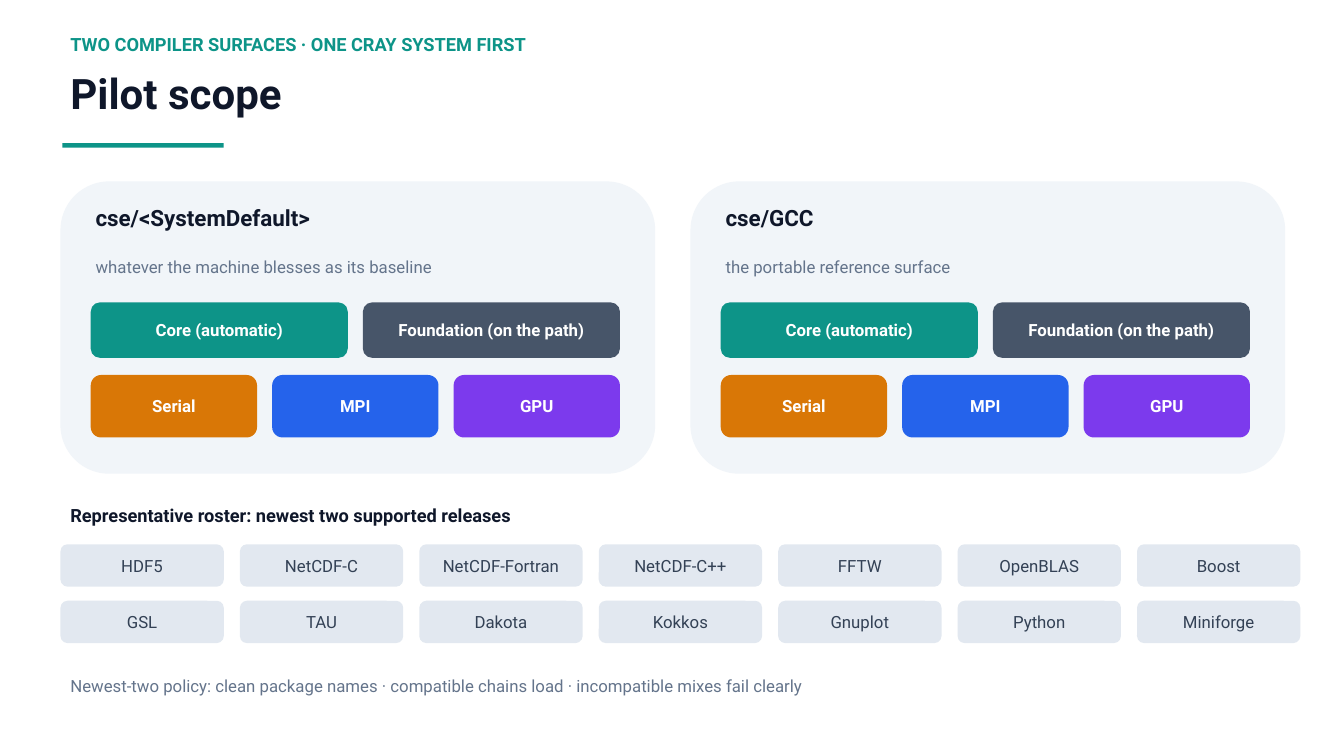
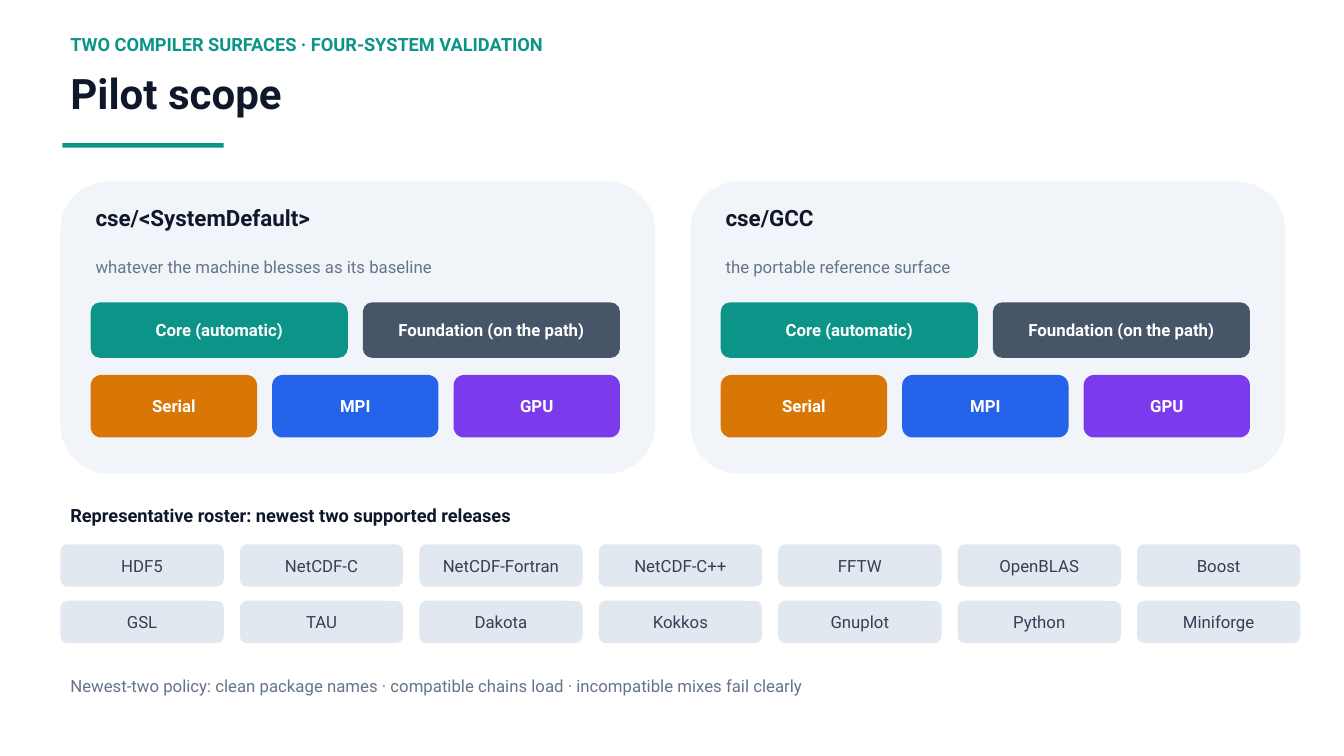
Before and after one commit to ray12514/stack-planning, a slide deck: slide 7 of presentations/cse_lanes_model.pptx. Drawn at 1344x756 pixels with LibreOffice and Linux fonts; fonts in the diff are those of the drawing. Boxes give left, top, right and bottom in pixels: in the first picture for what was removed or moved away, otherwise in the second. Text is boxed around its words. In the diff, an @@ line names an element or a change of style, - is before the commit and + after.

Commit message:
Pilot systems slide: correct hardware, focus on the accelerated nodes
The pilot targets each system's accelerated node type, so the cards now
name that node's CPU and accelerator rather than the standard-node CPU
and the visualization GPUs. Blueback AI/ML nodes are MI300A APUs (96
cores), not Genoa 9654 with an L40; Raider and Wheat MLA nodes carry
A100s, not the A40 visualization cards; Fran carries H200s, not the
L40S quoted in the public upcoming blurb. Operating systems added:
SLES, RHEL 9, RHEL 8, RHEL 8. Coverage line now leads with the OS
spread.

```diff
--- a/presentations/cse_lanes_model.pptx
+++ b/presentations/cse_lanes_model.pptx
@@ text at [70,38,542,51]: text changed @@
-TWO COMPILER SURFACES · ONE CRAY SYSTEM FIRST
+TWO COMPILER SURFACES · FOUR-SYSTEM VALIDATION
```
Also in this commit, not shown: 1 other slide changed, 1 slide added, 3 other files.
